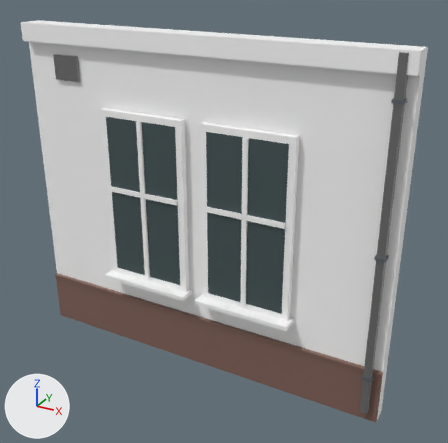
What one commit did to the FBX model unity/Assets/Models/Buildings/a2000/500/mid-w1_close.fbx.
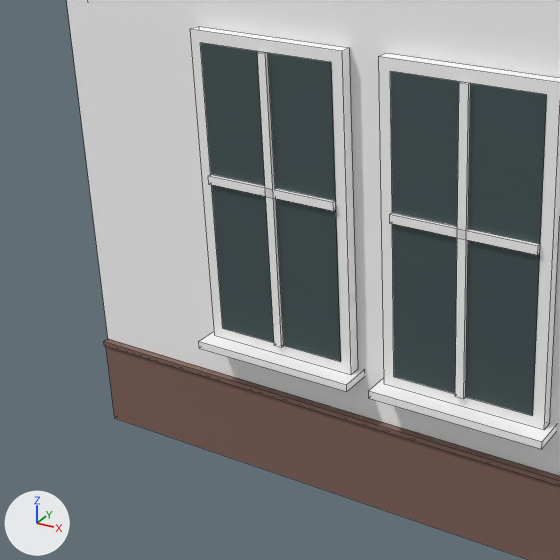
Each version appears first whole from a 50 mm lens placed at (2.99, -4.86, 4.18), pointed at (0.28, 0.05, 1.73), and next in a close-up on the part from 0% to 66% of the width and 21% to 88% of the height. The axes (+X, +Y, +Z) are drawn at lower left. The lights are the same throughout. The first two pictures are the older version. The close-ups show mesh edges as thin lines. Where no turn or scale is listed for an object, it has been applied to the vertices.

Script lines for the objects in view, before the commit:
```python
me_a2000_500_mid_w1_close = bpy.data.meshes.new('a2000/500/mid-w1_close')
me_a2000_500_mid_w1_close.from_pydata(...)  # 138 vertices, 104 faces; spans x -2.0..2.0, y -0.18..0.16, z 0.0..3.5
# faces by material slot: [60, 12, 2, 12, 18]
me_a2000_500_mid_w1_close.materials.append(mat_bd_white_wall)  # white #ffffff
me_a2000_500_mid_w1_close.materials.append(mat_bd_brick_wall)  # brown #816259
me_a2000_500_mid_w1_close.materials.append(mat_bd_window_light)  # greyish cyan #4c5b5e
me_a2000_500_mid_w1_close.materials.append(mat_bd_metal)  # grey #7f7f7f
me_a2000_500_mid_w1_close.materials.append(mat_bd_dark_metal)  # grey #797e86
ob_a2000_500_mid_w1_close = bpy.data.objects.new('a2000/500/mid-w1_close', me_a2000_500_mid_w1_close)
ob_a2000_500_mid_w1_close.location = (0.0, 0.0, 0.0)
```
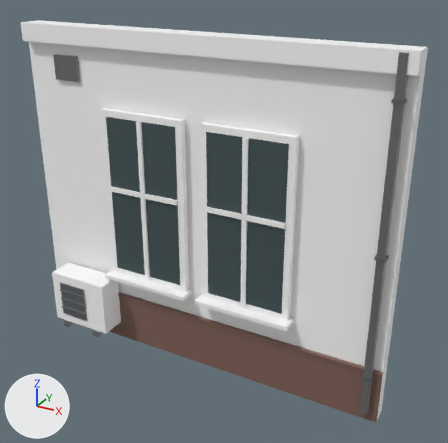
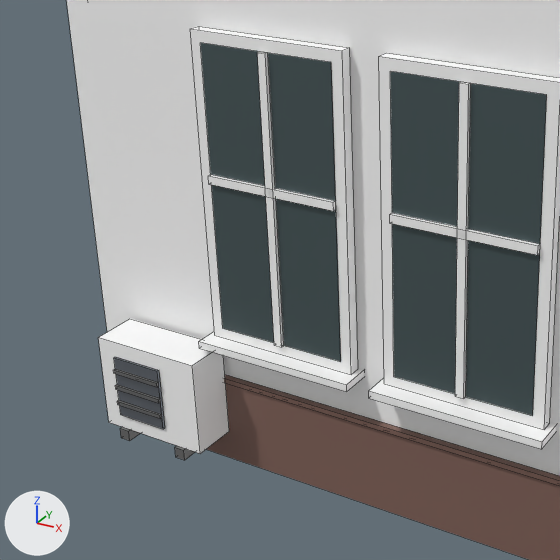
The change, as a list of edits to the scene's bpy script:
```text
Change me_a2000_500_mid_w1_close:
    used by ob_a2000_500_mid_w1_close; location = (0.0, 0.0, 0.0)
    remove me_a2000_500_mid_w1_close.from_pydata(...)  # 138 vertices, 104 faces; spans x -2.0..2.0, y -0.18..0.16, z 0.0..3.5
    add me_a2000_500_mid_w1_close.from_pydata(...)  # 194 vertices, 146 faces; spans x -2.0..2.0, y -0.34..0.16, z 0.0..3.5
    me_a2000_500_mid_w1_close part 1: a new loose piece, a box spanning x -1.76..-1.04, y -0.31..-0.03, z 0.2..0.8, in mat_bd_white_wall (white #ffffff)
    me_a2000_500_mid_w1_close part 2: a new loose piece, a box spanning x -1.638..-1.299, y -0.325..-0.31, z 0.3..0.7, in mat_bd_dark_metal (grey #797e86)
    me_a2000_500_mid_w1_close part 3: a new loose piece, a box spanning x -1.638..-1.299, y -0.34..-0.325, z 0.38..0.405, in mat_bd_metal (grey #7f7f7f)
    me_a2000_500_mid_w1_close part 4: a new loose piece, a box spanning x -1.638..-1.299, y -0.34..-0.325, z 0.49..0.515, in mat_bd_metal (grey #7f7f7f)
    me_a2000_500_mid_w1_close part 5: a new loose piece, a box spanning x -1.638..-1.299, y -0.34..-0.325, z 0.6..0.625, in mat_bd_metal (grey #7f7f7f)
    me_a2000_500_mid_w1_close part 6: a new loose piece, a box spanning x -1.651..-1.581, y -0.33..0.05, z 0.13..0.2, in mat_bd_metal (grey #7f7f7f)
    me_a2000_500_mid_w1_close part 7: a new loose piece, a box spanning x -1.219..-1.149, y -0.33..0.05, z 0.13..0.2, in mat_bd_metal (grey #7f7f7f)
```

Where the change shows, as pixel boxes (x1, y1, x2, y2) in the close-ups (560 x 560 px):
part 1 of me_a2000_500_mid_w1_close, added
    after: (98, 319, 229, 454)
part 2 of me_a2000_500_mid_w1_close, added
    after: (114, 357, 165, 429)
part 3 of me_a2000_500_mid_w1_close, added
    after: (117, 400, 162, 419)
part 4 of me_a2000_500_mid_w1_close, added
    after: (115, 385, 161, 403)
part 5 of me_a2000_500_mid_w1_close, added
    after: (113, 369, 159, 387)
part 6 of me_a2000_500_mid_w1_close, added
    after: (120, 427, 140, 441)
part 7 of me_a2000_500_mid_w1_close, added
    after: (175, 446, 195, 460)
